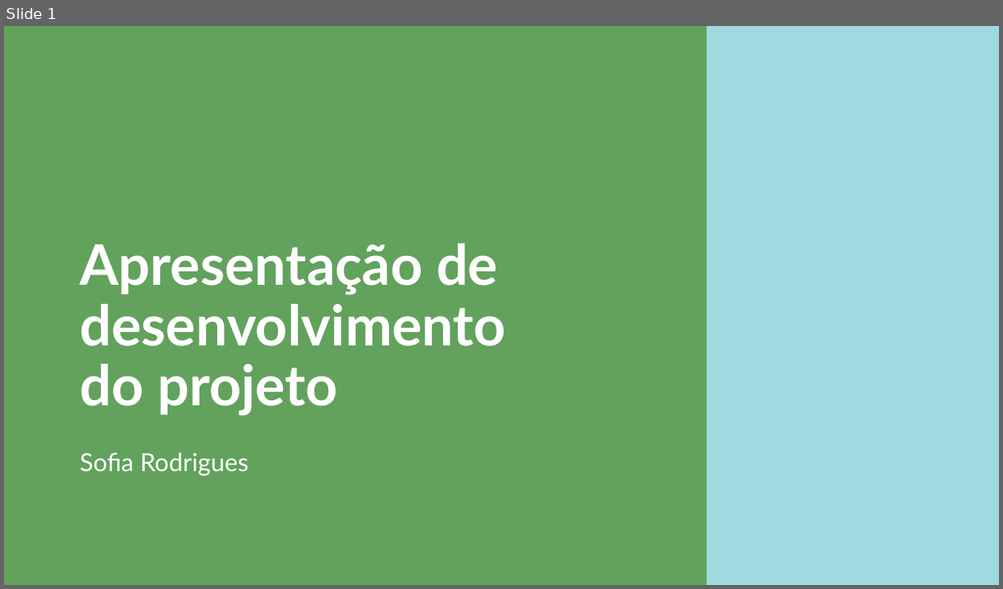
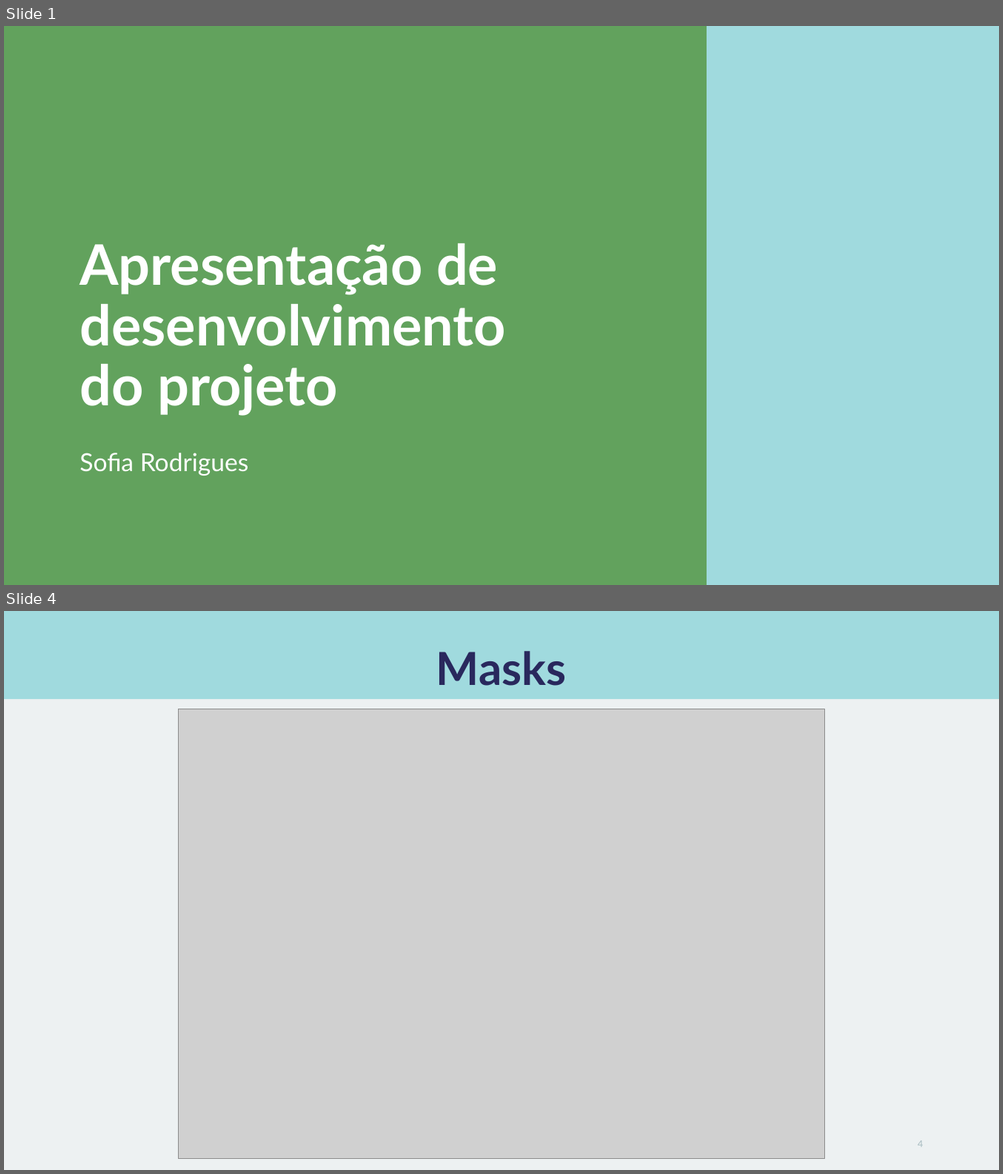
Before and after one commit to Sofs27/Thesis, a slide deck: Deliverables/PPT_Projeto.pptx. Shown one above the other, each under a label of ours: slide 1 before the commit, slides 1 and 4 after it; the slides between them are not shown. The pictures are 1003x589 and 1003x1174 pixels, drawn with LibreOffice and Linux fonts; fonts in the diff are those of the drawing; grey boxes stand for pictures. Boxes give left, top, right and bottom in pixels: in the first picture for what was removed or moved away, otherwise in the second. Text is boxed around its words. In the diff, an @@ line names an element or a change of style, - is before the commit and + after.

```diff
--- a/Deliverables/PPT_Projeto.pptx
+++ b/Deliverables/PPT_Projeto.pptx
@@ slide 4 added at (x1=4, y1=611, x2=999, y2=1170), background #EDF1F2 @@
@@ rectangle added at (x1=4, y1=611, x2=999, y2=699), fill #A0DADE @@
@@ title added at (x1=436, y1=651, x2=566, y2=686), 44 pt, text #29285D, bold @@
+Masks
@@ picture added at (x1=179, y1=709, x2=825, y2=1159) @@
@@ page number added at (x1=917, y1=1141, x2=922, y2=1147), 9 pt, text #A7BBC0 @@
+4
```
Also in this commit, not shown: 22 slides changed, 5 other slides added, 9 other files.
